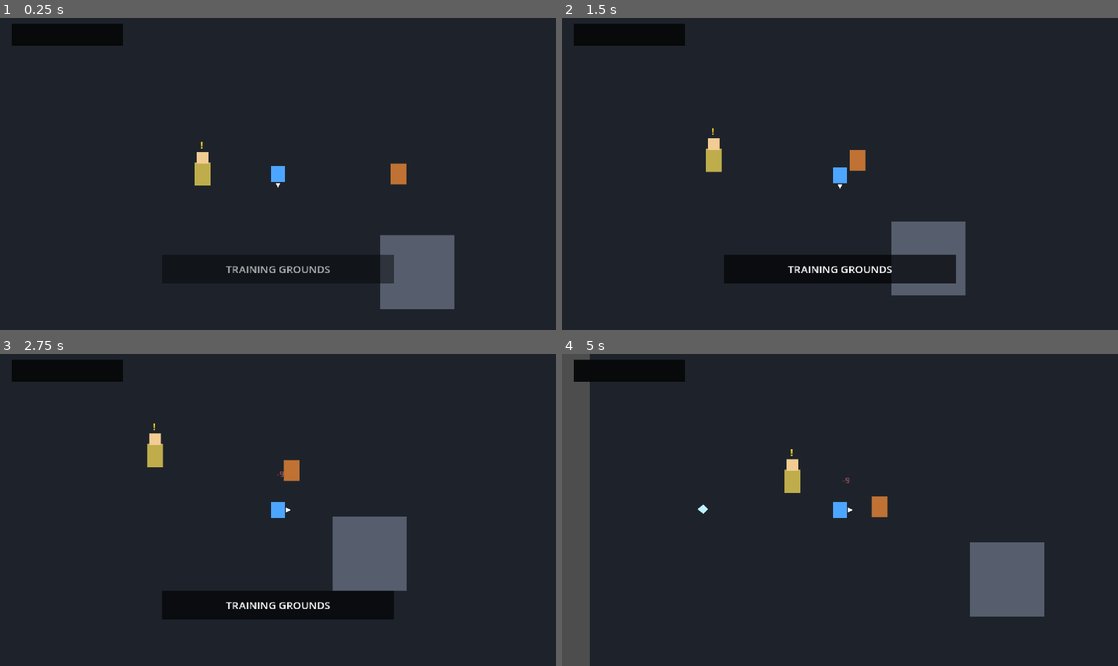
Above: before the commit, frames 1-4 (two rows, left to right).
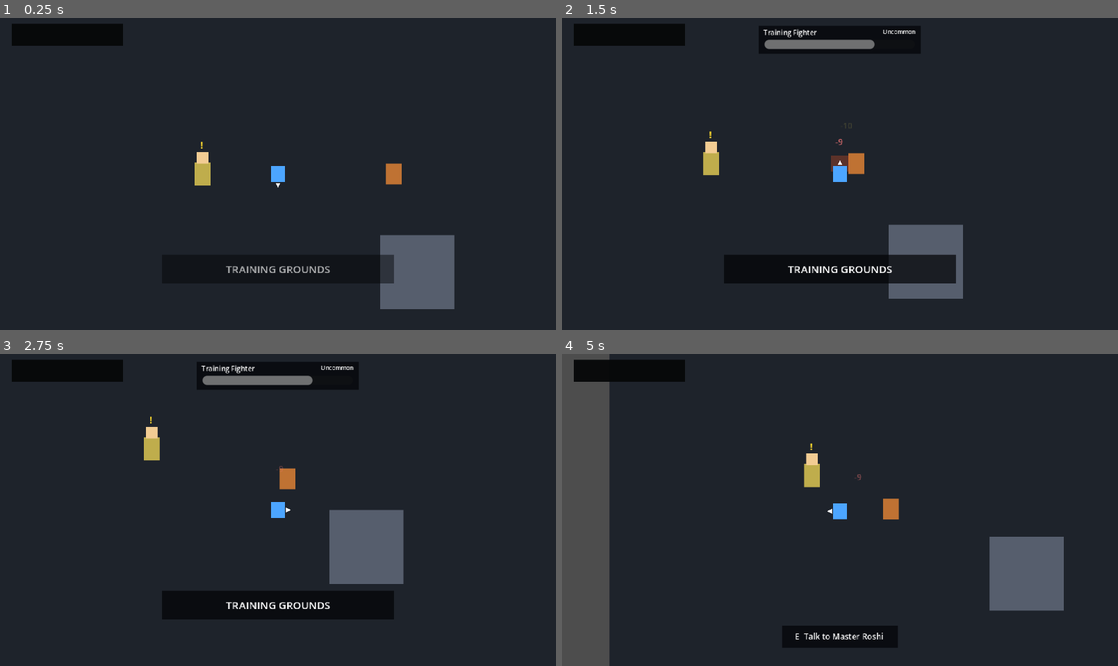
Above: after the commit, the same moments.

Repository: kikajima/dragonballsoullegacy
Game: Godot game, scene res://scenes/bootstrap/bootstrap.tscn
Two runs of this game, one before a commit and one after it. Both use one fixed random seed, a clock stepped at 60 frames per second and the inputs below.
Inputs:
- Up to frame 1 (0.25 s): no input
- Up to frame 2 (1.5 s): tap Enter (ui_accept) at 0.5, 0.77 s; hold D (move_right) 0.53-1.28 s; tap J (attack) at 0.6 s; hold S (move_down) from 1.28 s (still down); tap Shift (block) at 1.35 s
- Up to frame 3 (2.75 s): tap Enter (ui_accept) at 1.52 s; release S (move_down) at 2.03 s; hold D (move_right) from 2.03 s (still down); hold L (charge_ki) from 2.03 s (still down)
- Up to frame 4 (5 s): release D (move_right) at 2.78 s; release L (charge_ki) at 2.78 s; hold W (move_up) 2.78-3.53 s; tap Space (dash) at 2.85 s; tap Enter (ui_accept) at 3.02, 3.77, 4.52 s; hold E (interact) 3.53-4.28 s; hold A (move_left) from 3.53 s (still down); tap K (ki_blast) at 4.35 s

The runs differ from the first frame. In frame 1, 0.1% of the frame differs, in the area x 69-74%, y 46-54%; in frame 2, 3.2%; in frame 3, 3.7%; in frame 4, 7.7%, in the area x 5-91%, y 0-100%.

Commit message:
balance: increase training enemy pursuit speed

Diff:
--- a/actors/enemies/debug_goku_enemy.tscn
+++ b/actors/enemies/debug_goku_enemy.tscn
@@ -81,7 +81,7 @@
 
 [node name="MovementComponent" type="Node" parent="Components"]
 script = ExtResource("6_movement")
-move_speed = 55.0
+move_speed = 68.0
 
 [node name="KnockbackComponent" type="Node" parent="Components"]
 script = ExtResource("4_knockback")
